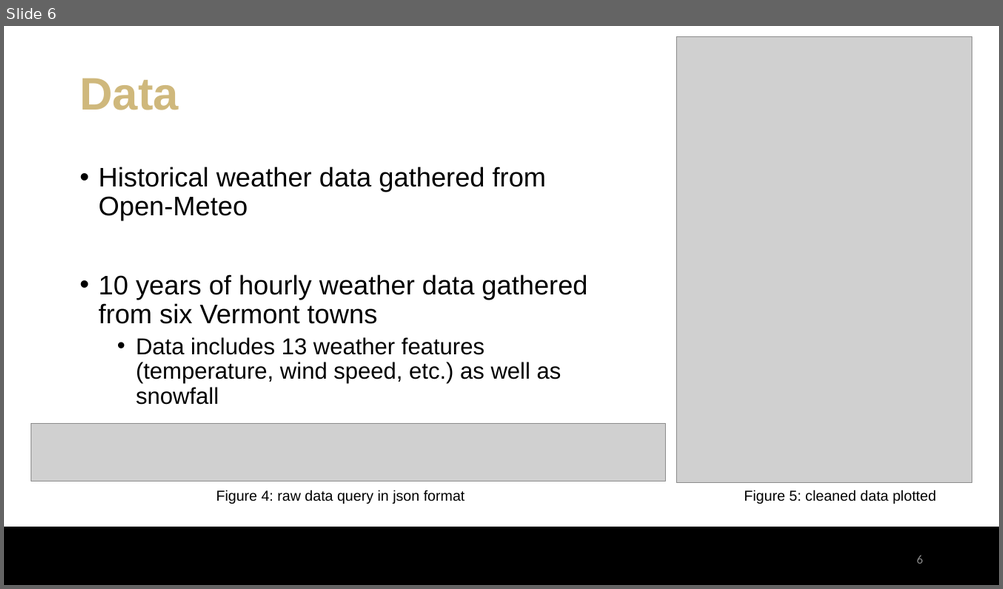
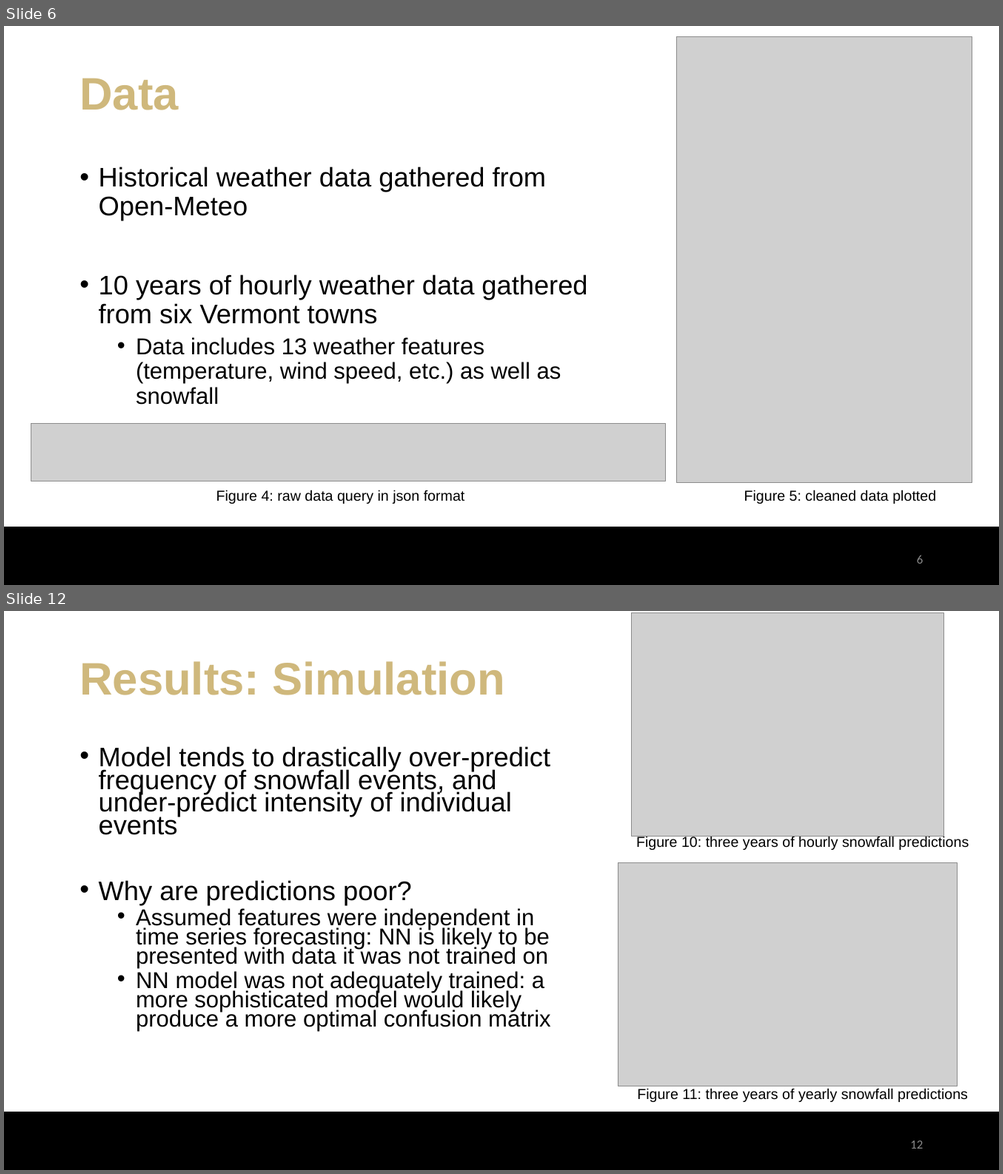
Before and after one commit to eli-kravitz/snowfall_prediction_vt, a slide deck: EliKravitz_ProjectPresentation.pptx. Shown one above the other, each under a label of ours: slide 6 before the commit, slides 6 and 12 after it; the slides between them are not shown. The pictures are 1003x589 and 1003x1174 pixels, drawn with LibreOffice and Linux fonts; fonts in the diff are those of the drawing; grey boxes stand for pictures; background and template pictures are left out. Boxes give left, top, right and bottom in pixels: in the first picture for what was removed or moved away, otherwise in the second. Text is boxed around its words. In the diff, an @@ line names an element or a change of style, - is before the commit and + after.

```diff
--- a/EliKravitz_ProjectPresentation.pptx
+++ b/EliKravitz_ProjectPresentation.pptx
@@ slide 12 added at (4,611,999,1170), background #FFFFFF; not listed: 3 template elements that a slide beside it also shows @@
@@ picture added at (632,612,943,836) @@
@@ title added at (79,661,504,695), 44 pt, text #CFB87C, bold @@
+Results: Simulation
@@ text added at (99,746,551,1031), 22.2 pt, text #000000 @@
+• Model tends to drastically over-predict frequency of snowfall events, and under-predict intensity of individual events
+• Why are predictions poor?
+  • Assumed features were independent in time series forecasting: NN is likely to be presented with data it was not trained on
+  • NN model was not adequately trained: a more sophisticated model would likely produce a more optimal confusion matrix
@@ text added at (636,836,968,850), 14 pt, text #000000 @@
+Figure 10: three years of hourly snowfall predictions
@@ picture added at (618,863,957,1087) @@
@@ text added at (637,1088,967,1102), 14 pt, text #000000 @@
+Figure 11: three years of yearly snowfall predictions
@@ page number added at (910,1141,922,1149), 12 pt, text #8C8C8C @@
+12
```
Also in this commit, not shown: 7 slides changed, 2 other slides added, 2 other files.
